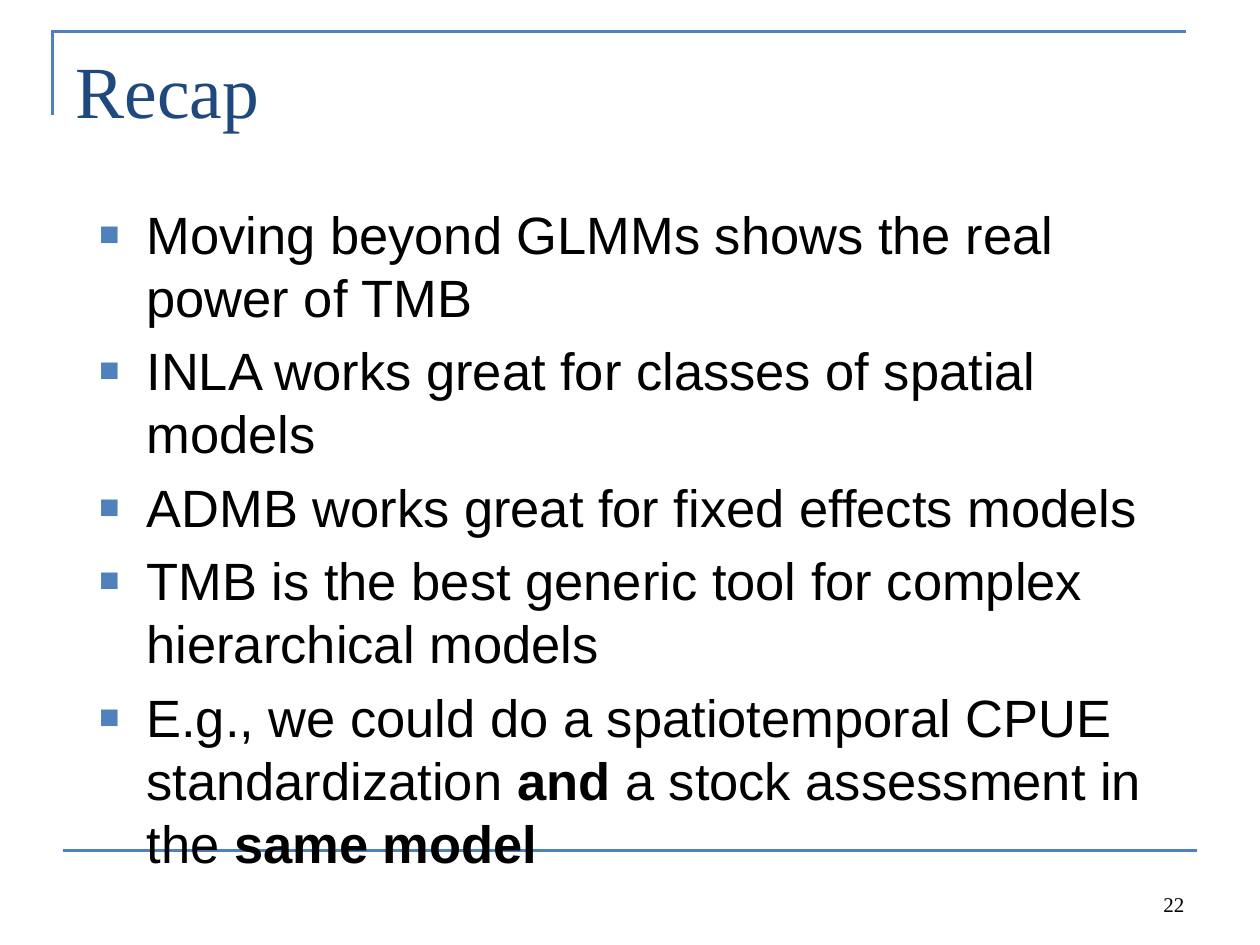
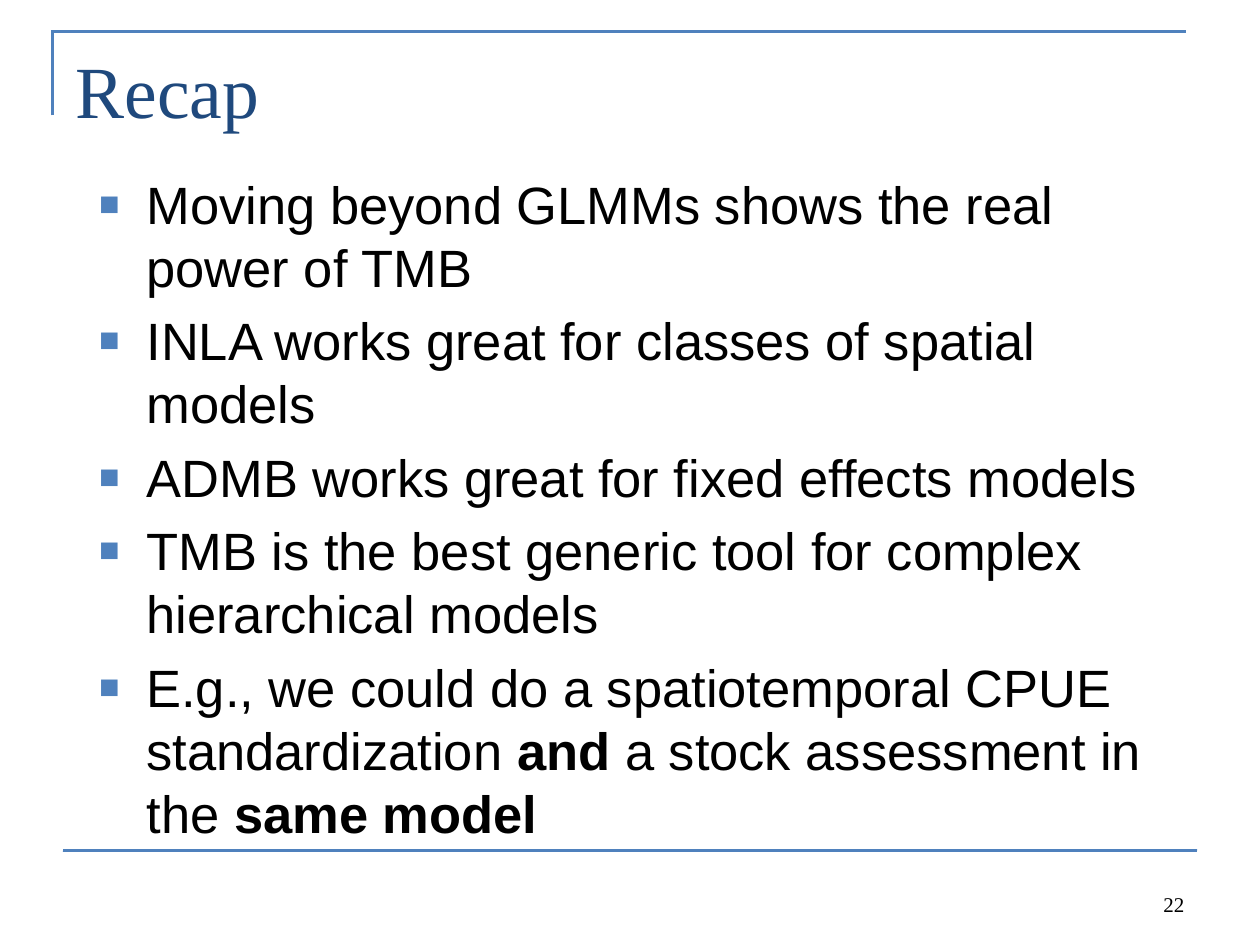
Before and after one commit to colemonnahan/tmb_workshop, a slide deck: slide 22 of day5/lecture5_extensions.pptx. Drawn at 1260x945 pixels with LibreOffice and Linux fonts; fonts in the diff are those of the drawing. Boxes give left, top, right and bottom in pixels: in the first picture for what was removed or moved away, otherwise in the second. Text is boxed around its words. In the diff, an @@ line names an element or a change of style, - is before the commit and + after.

```diff
--- a/day5/lecture5_extensions.pptx
+++ b/day5/lecture5_extensions.pptx
@@ text "Moving beyond GLMMs shows the ..." rewrapped from bbox=[146, 216, 1141, 801] to bbox=[146, 186, 1141, 834] @@
```
Also in this commit, not shown: 2 other slides changed, 1 other file.
